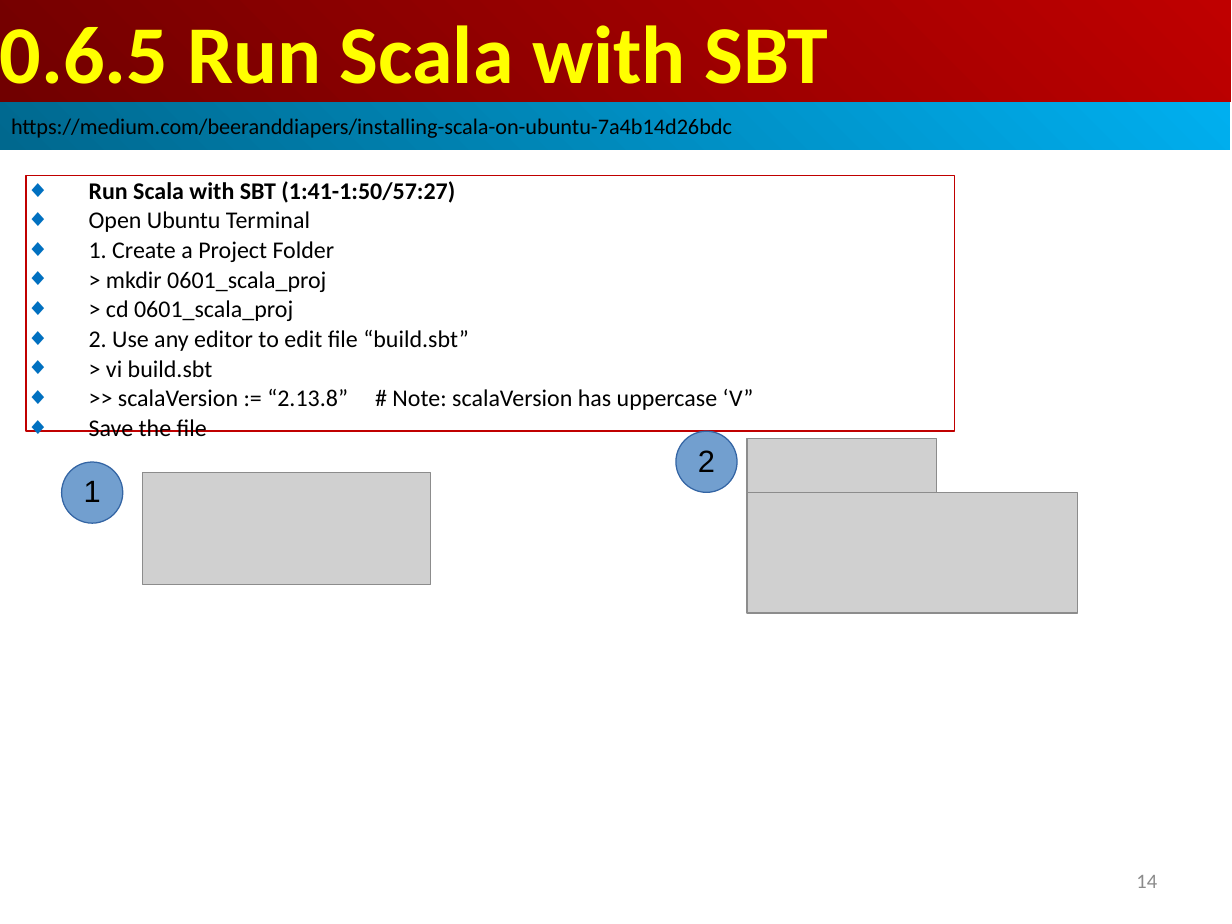
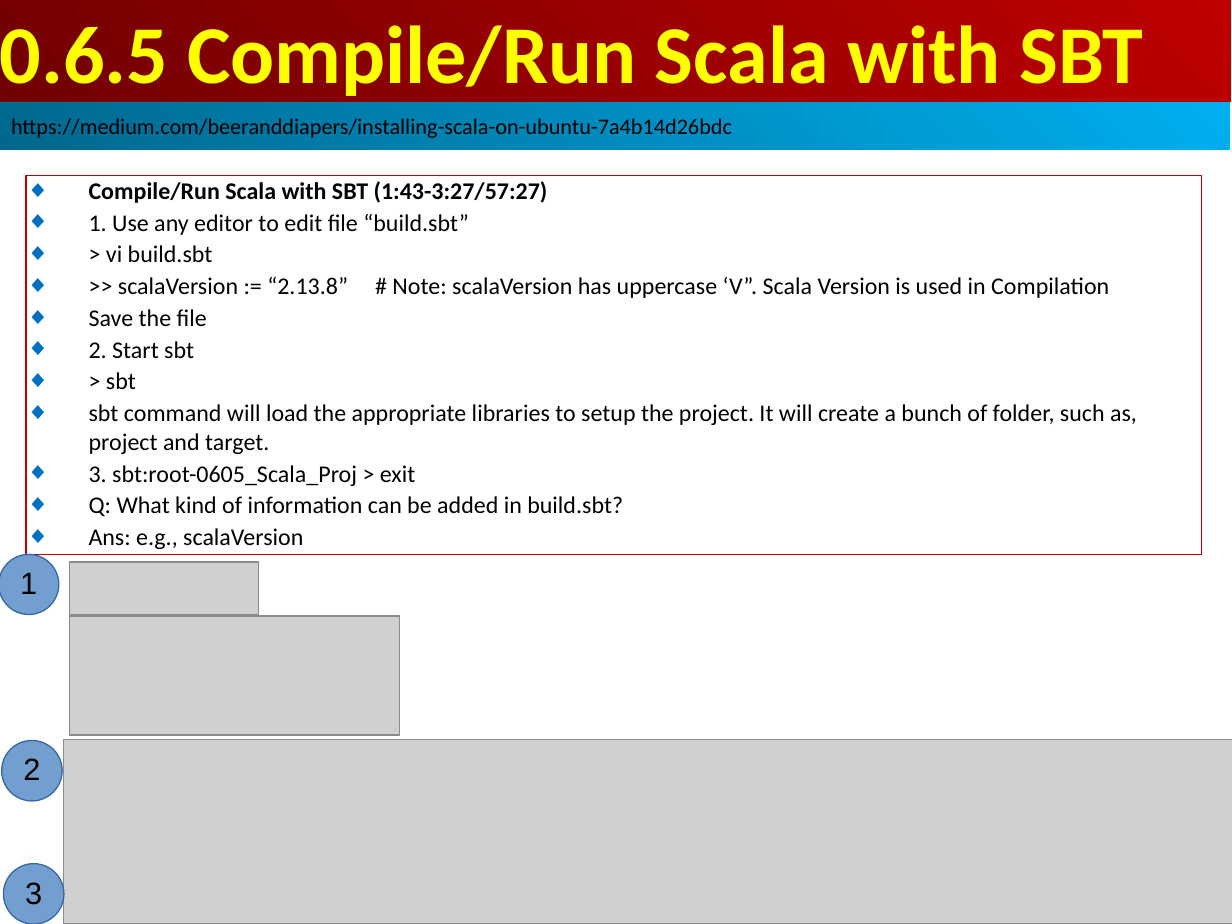
Before and after one commit to peterhchen/AIU_CS800_Chisel, a slide deck: slide 15 of 002_Tool/000_Video/000.06_Run_Scala_SBT.ppt (slide 14 before the commit). Drawn at 1232x924 pixels with LibreOffice and Linux fonts; fonts in the diff are those of the drawing; grey boxes stand for pictures. Boxes give left, top, right and bottom in pixels: in the first picture for what was removed or moved away, otherwise in the second. Text is boxed around its words. In the diff, an @@ line names an element or a change of style, - is before the commit and + after.

```diff
--- a/002_Tool/000_Video/000.06_Run_Scala_SBT.ppt
+++ b/002_Tool/000_Video/000.06_Run_Scala_SBT.ppt
@@ text in rectangle at bbox=[0, 25, 1143, 103]: text changed @@
-0.6.5 Run Scala with SBT
+0.6.5 Compile/Run Scala with SBT
@@ rectangle "Compile/Run Scala with SBT (1:43-3:27/57:27)": place and size @@
-rectangle "Compile/Run Scala with SBT (1:43-3:27/57:27)" at bbox=[26, 175, 955, 431]
+rectangle "Compile/Run Scala with SBT (1:43-3:27/57:27)" at bbox=[26, 175, 1201, 554]
@@ text in rectangle at bbox=[89, 181, 548, 235]: text changed; bold on @@
-◆ Run Scala with SBT (1:41-1:50/57:27)
-◆ Open Ubuntu Terminal
-◆ 1. Create a Project Folder
-◆ > mkdir 0601_scala_proj
-◆ > cd 0601_scala_proj
-◆ 2. Use any editor to edit file “build.sbt”
+◆ Compile/Run Scala with SBT (1:43-3:27/57:27)
+◆ 1. Use any editor to edit file “build.sbt”
@@ text in rectangle at bbox=[89, 245, 213, 326]: more space between paragraphs @@
@@ text in rectangle at bbox=[118, 277, 1109, 298]: text changed @@
-◆ >> scalaVersion := “2.13.8” # Note: scalaVersion has uppercase ‘V”
+◆ >> scalaVersion := “2.13.8” # Note: scalaVersion has uppercase ‘V”. Scala Version is used in Compilation
@@ text in rectangle at bbox=[89, 341, 1137, 549]: paragraphs added @@
+◆ 2. Start sbt
+◆ > sbt
+◆ sbt command will load the appropriate libraries to setup the project. It will create a bunch of folder, such as, project and target.
+◆ 3. sbt:root-0605_Scala_Proj > exit
+◆ Q: What kind of information can be added in build.sbt?
+◆ Ans: e.g., scalaVersion
@@ ellipse "1": place and size @@
-ellipse "1" at bbox=[62, 462, 123, 524]
+ellipse "1" at bbox=[0, 554, 59, 615]
@@ ellipse "1" at bbox=[0, 554, 59, 615]: more space between paragraphs @@
@@ picture: place and size @@
-picture at bbox=[143, 472, 431, 584]
+picture at bbox=[70, 562, 259, 615]
@@ picture: place and size @@
-picture at bbox=[747, 493, 1077, 614]
+picture at bbox=[70, 616, 400, 736]
@@ ellipse "2" at bbox=[1, 740, 62, 801]: more space between paragraphs @@
@@ ellipse "2": place and size @@
-ellipse "2" at bbox=[676, 431, 738, 493]
+ellipse "2" at bbox=[1, 740, 62, 801]
@@ picture: place and size @@
-picture at bbox=[747, 439, 936, 492]
+picture at bbox=[63, 739, 1232, 924]
@@ ellipse added at bbox=[4, 864, 64, 924], fill #729FCF, outline #3465A4 0.74 pt, 18 pt, text #000000 @@
+3
@@ page number removed at bbox=[1136, 875, 1157, 888] @@
-14
```
Also in this commit, not shown: 15 other slides changed, 28 slides added.
